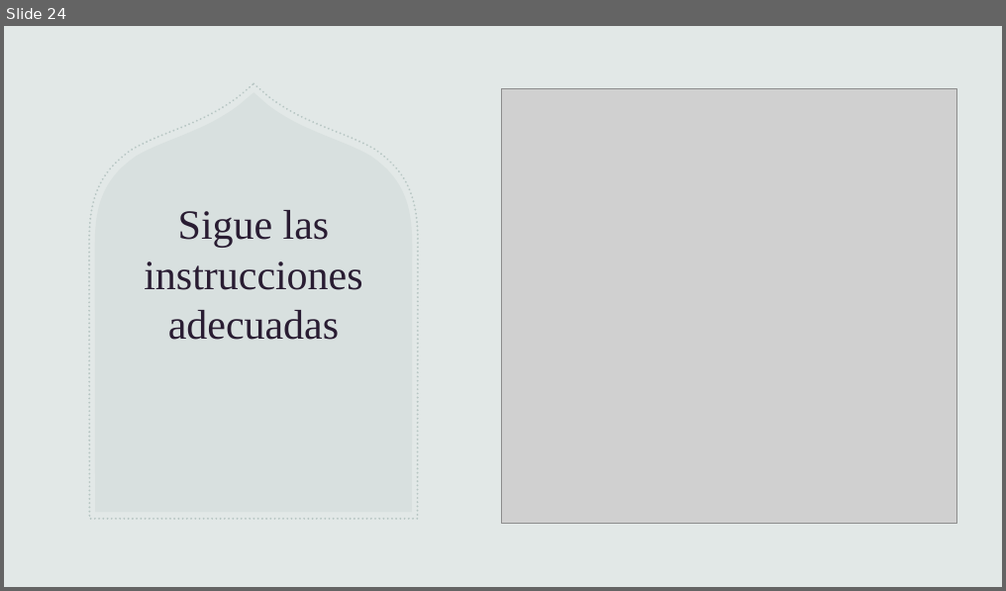
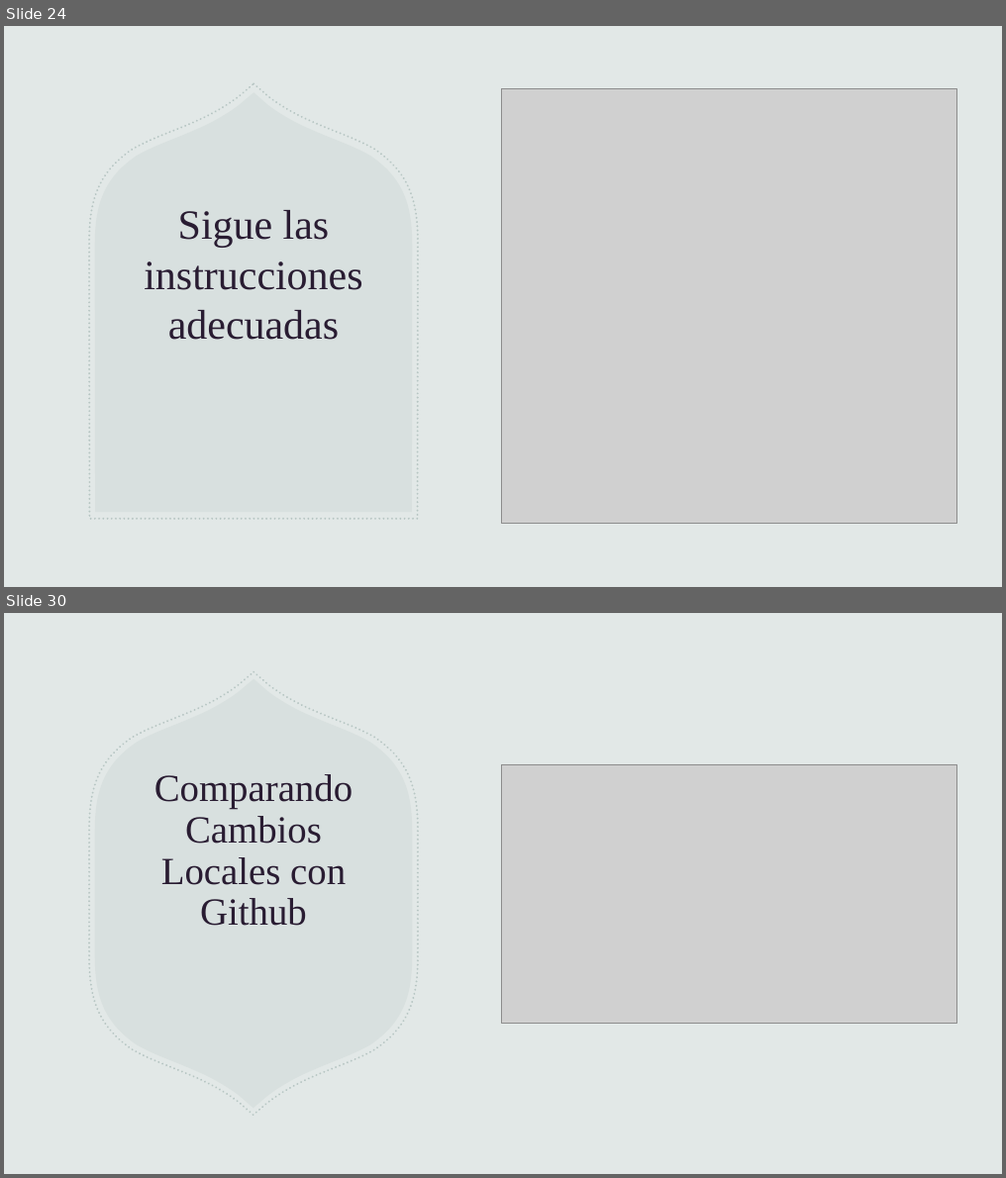
Before and after one commit to mfloresdev/Tutorial-Git, a slide deck: Git & GitHub.pptx. Shown one above the other, each under a label of ours: slide 24 before the commit, slides 24 and 30 after it; the slides between them are not shown. The pictures are 1006x591 and 1006x1178 pixels, drawn with LibreOffice and Linux fonts; fonts in the diff are those of the drawing; grey boxes stand for pictures. Boxes give left, top, right and bottom in pixels: in the first picture for what was removed or moved away, otherwise in the second. Text is boxed around its words. In the diff, an @@ line names an element or a change of style, - is before the commit and + after.

Commit message:
Updated Presentation

```diff
--- a/Git & GitHub.pptx
+++ b/Git & GitHub.pptx
@@ slide 30 added at bbox=[4, 613, 1002, 1174], background #E2E8E7; not listed: 4 template elements that a slide beside it also shows @@
@@ rectangle added at bbox=[4, 613, 1002, 1174], fill #E2E8E7 @@
@@ freeform shape added at bbox=[89, 672, 418, 1115], outline #A2B5B2 2 pt dashed @@
@@ freeform shape added at bbox=[94, 679, 412, 1109], fill #A2B5B2 at 15% opacity @@
@@ title added at bbox=[154, 774, 352, 926], 37 pt, text #291C32 @@
+Comparando Cambios Locales con Github
@@ picture added at bbox=[501, 764, 957, 1023] @@
@@ group added at bbox=[762, 613, 1002, 1025]: 4 freeform shapes @@
```
Also in this commit, not shown: 9 other slides added.
